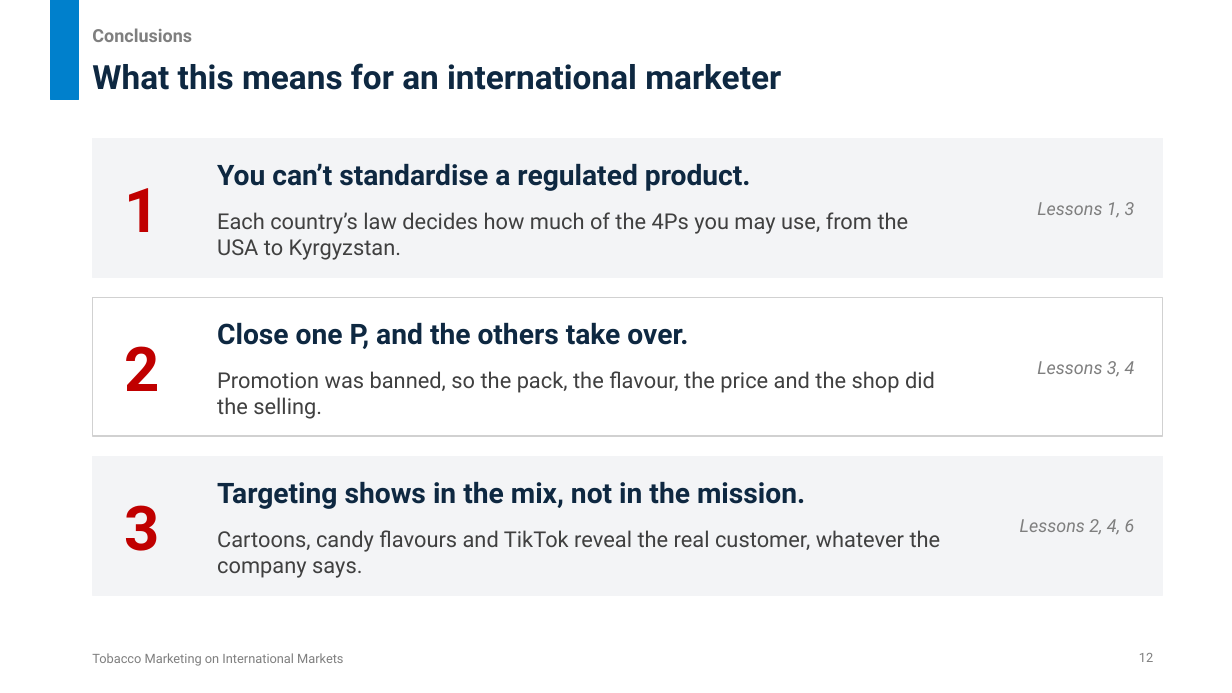
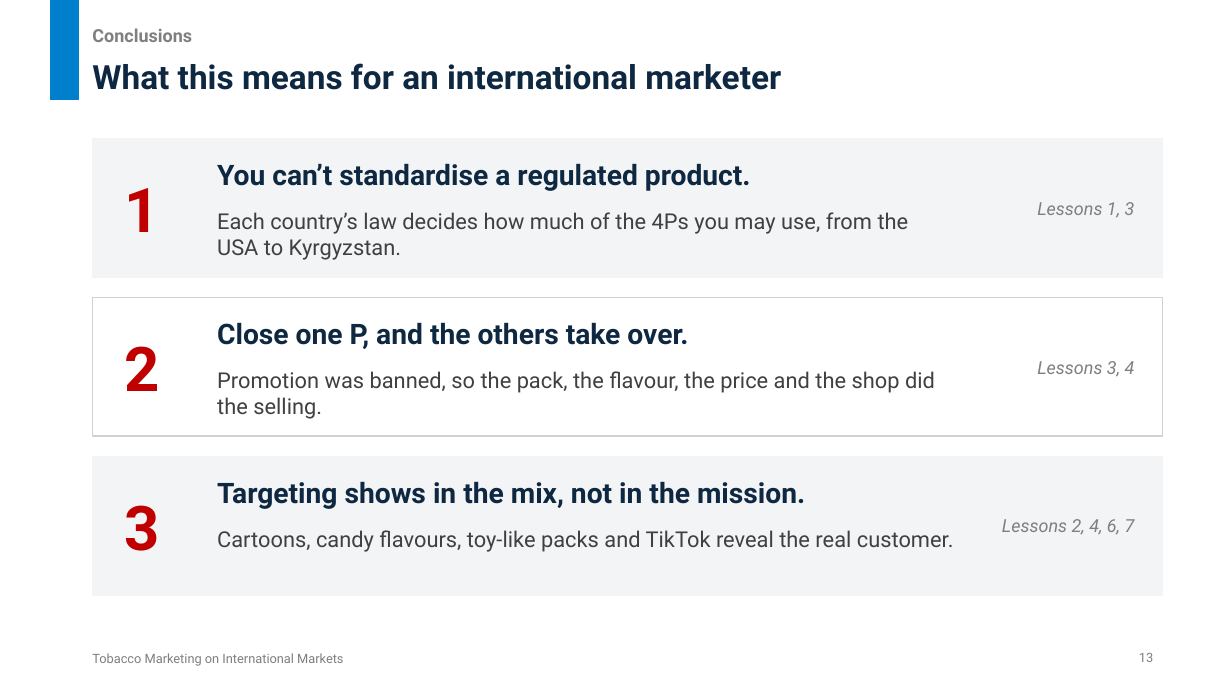
Before and after one commit to untitl333d/-frontend-slides, a slide deck: slide 13 of presentations/tobacco-marketing/Tobacco_Marketing_International_Markets.pptx (slide 12 before the commit). Drawn at 1232x693 pixels with LibreOffice and Linux fonts; fonts in the diff are those of the drawing. Boxes give left, top, right and bottom in pixels: in the first picture for what was removed or moved away, otherwise in the second. Text is boxed around its words. In the diff, an @@ line names an element or a change of style, - is before the commit and + after.

```diff
--- a/presentations/tobacco-marketing/Tobacco_Marketing_International_Markets.pptx
+++ b/presentations/tobacco-marketing/Tobacco_Marketing_International_Markets.pptx
@@ text at [217,530,954,552]: text changed @@
-Cartoons, candy flavours and TikTok reveal the real customer, whatever the company says.
+Cartoons, candy flavours, toy-like packs and TikTok reveal the real customer.
@@ text at [1002,519,1135,535]: text changed @@
-Lessons 2, 4, 6
+Lessons 2, 4, 6, 7
```
Also in this commit, not shown: 1 slide added, 3 other files.
